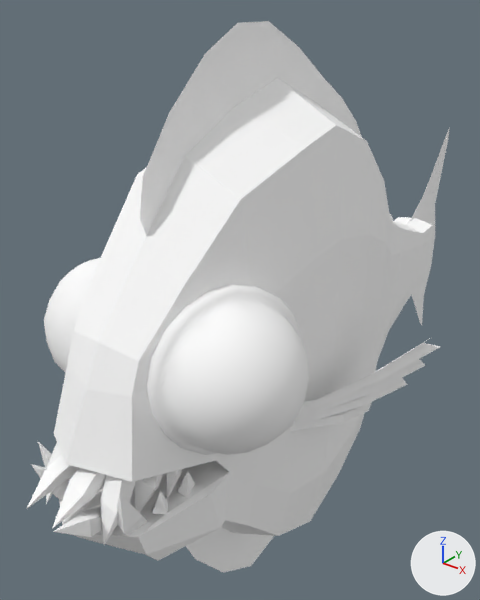
Two versions of the glTF model frontend/assets/models3d/packs/quaternius-fbx/flatfish.glb, one commit apart.
Camera for both pictures: a camera (50 mm lens) standing at (1.08, -1.52, 1.04) and looking at (-0.17, 0.05, 0.07). The axes (+X, +Y, +Z) are drawn at lower right. The lights are the same throughout. The picture after the commit comes second. Where no turn or scale is listed for an object, it has been applied to the vertices.

Names of what the first picture shows: 'Flatfish'.
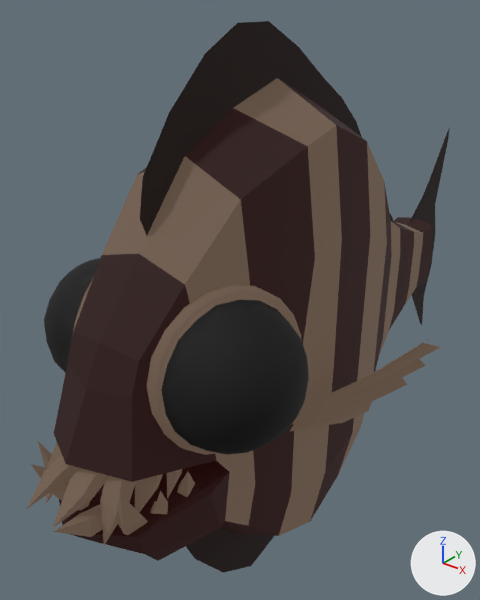
What differs and where, as boxes [x1, y1, x2, y2] in the pictures (480 x 600 px):
'Flatfish', recoloured, surface changed (darker)
    both: [27, 21, 450, 573]

The edits, one by one:
Material 'Material_0' (mat_material_0) changes colour from white #ffffff to brown #4f4035; in linear values from (1.0, 1.0, 1.0) to (0.0791, 0.0518, 0.0354).
In material 'Material_0' (mat_material_0), emission_color is now set to (0.0791, 0.0518, 0.0354), brown #4f4035.
In material 'Material_0' (mat_material_0), emission_strength is now set to 1.0.
Material 'Material_1' (mat_material_1) changes colour from white #ffffff to brown #4f4035; in linear values from (1.0, 1.0, 1.0) to (0.0791, 0.0518, 0.0354).
In material 'Material_1' (mat_material_1), emission_strength is now set to 1.0.
Material 'Material_2' (mat_material_2) changes colour from white #ffffff to black #030303; in linear values from (1.0, 1.0, 1.0) to (0.000771, 0.000771, 0.000771).
Material 'Material_3' (mat_material_3) changes colour from white #ffffff to black #1a0302; in linear values from (1.0, 1.0, 1.0) to (0.0102, 0.000866, 0.000665).
In material 'Material_3' (mat_material_3), emission_color is now set to (0.0102, 0.000866, 0.000665), black #1a0302.
In material 'Material_3' (mat_material_3), emission_strength is now set to 1.0.
Material 'Material_4' (mat_material_4) changes colour from white #ffffff to black #0b0200; in linear values from (1.0, 1.0, 1.0) to (0.00336, 0.000466, 0.000144).
In material 'Material_4' (mat_material_4), emission_color is now set to (0.00336, 0.000466, 0.000144), black #0b0200.
In material 'Material_4' (mat_material_4), emission_strength is now set to 1.0.
